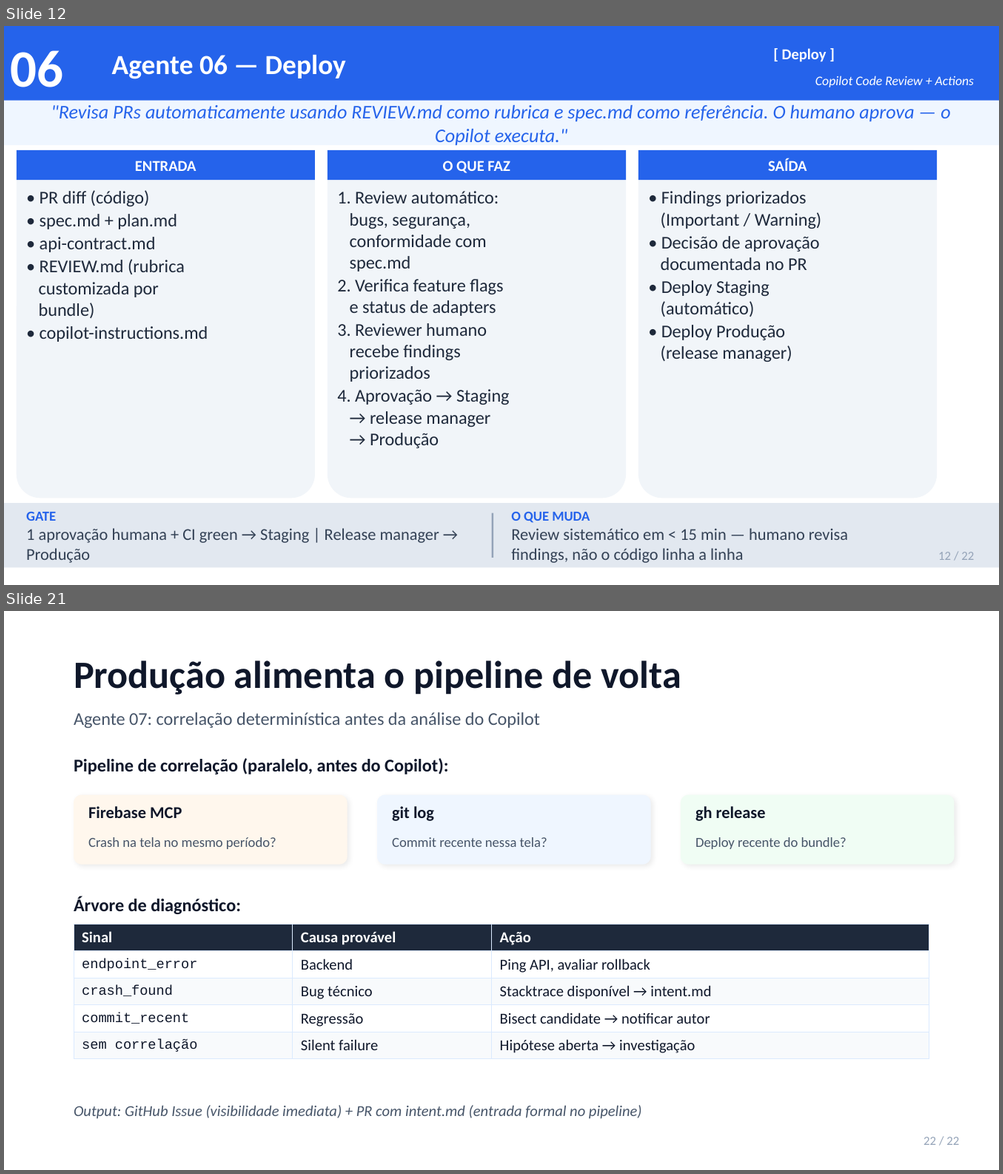
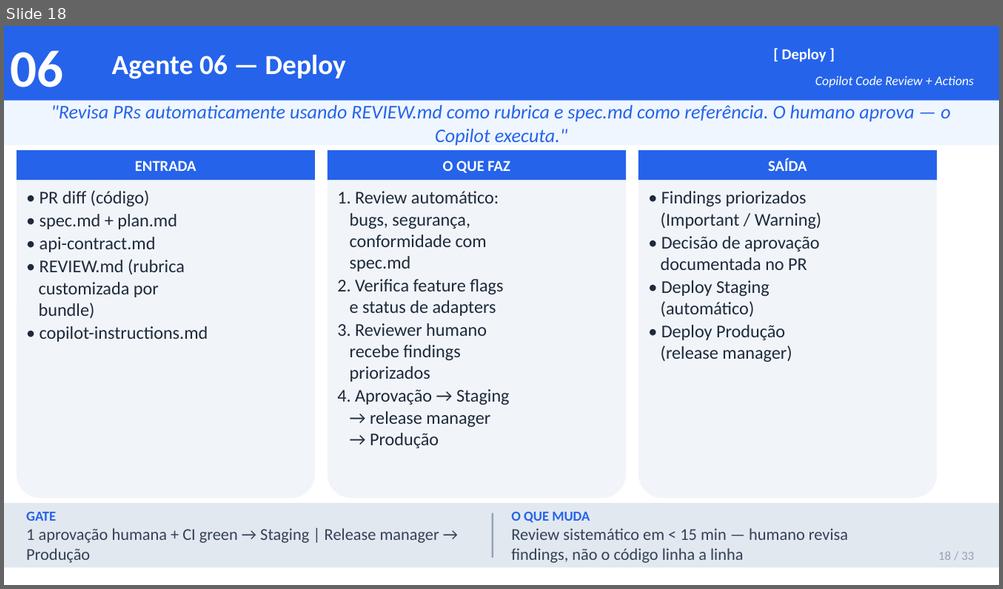
Before and after one commit to jpsslink/sdlc-agentico, a slide deck: esteira-agentica-pitch.pptx. Shown one above the other, each under a label of ours: slides 12 and 21 before the commit, slide 18 after it; the slides between them are not shown. The pictures are 1003x1174 and 1003x589 pixels, drawn with LibreOffice and Linux fonts; fonts in the diff are those of the drawing. Boxes give left, top, right and bottom in pixels: in the first picture for what was removed or moved away, otherwise in the second. Text is boxed around its words. In the diff, an @@ line names an element or a change of style, - is before the commit and + after.

```diff
--- a/esteira-agentica-pitch.pptx
+++ b/esteira-agentica-pitch.pptx
@@ slide 21 removed at <box>4,611,999,1170</box>, background #FFFFFF @@
@@ text removed at <box>74,661,681,695</box> @@
-Produção alimenta o pipeline de volta
@@ text removed at <box>74,712,540,728</box> @@
-Agente 07: correlação determinística antes da análise do Copilot
@@ text removed at <box>74,758,448,775</box> @@
-Pipeline de correlação (paralelo, antes do Copilot):
@@ rounded rectangle removed at <box>74,795,347,865</box> @@
@@ text removed at <box>88,806,182,818</box> @@
-Firebase MCP
@@ rounded rectangle removed at <box>377,795,651,865</box> @@
@@ text removed at <box>392,806,434,821</box> @@
-git log
@@ rounded rectangle removed at <box>680,795,954,865</box> @@
@@ text removed at <box>695,806,765,821</box> @@
-gh release
@@ text removed at <box>88,837,276,849</box> @@
-Crash na tela no mesmo período?
@@ text removed at <box>392,837,547,847</box> @@
-Commit recente nessa tela?
@@ text removed at <box>695,837,846,849</box> @@
-Deploy recente do bundle?
@@ text removed at <box>74,897,241,914</box> @@
-Árvore de diagnóstico:
@@ table removed at <box>74,924,929,1056</box>, 5 rows, 3 columns @@
-Sinal | Causa provável | Ação
-endpoint_error | Backend | Ping API, avaliar rollback
-crash_found | Bug técnico | Stacktrace disponível → intent.md
-commit_recent | Regressão | Bisect candidate → notificar autor
-sem correlação | Silent failure | Hipótese aberta → investigação
@@ text removed at <box>74,1105,642,1119</box> @@
-Output: GitHub Issue (visibilidade imediata) + PR com intent.md (entrada formal no pipeline)
@@ text removed at <box>923,1137,959,1145</box> @@
-22 / 22
@@ what was slide 12 is now slide 18 @@
@@ slide 18 changed as well @@
@@ text at <box>938,552,973,560</box>: text changed @@
-12 / 22
+18 / 33
```
Also in this commit, not shown: 15 other slides changed, 13 slides added, 1 other slide removed.
